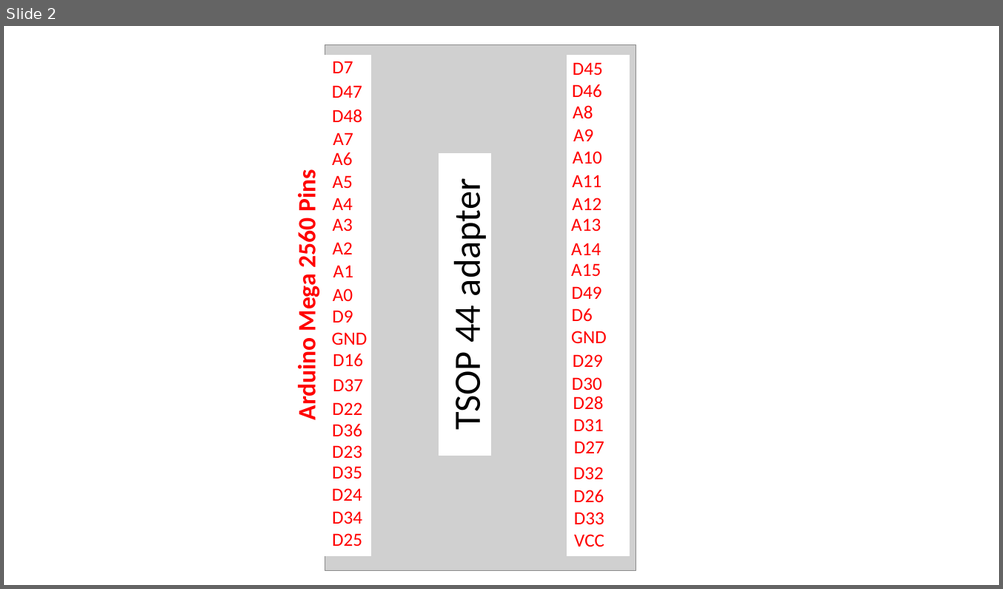
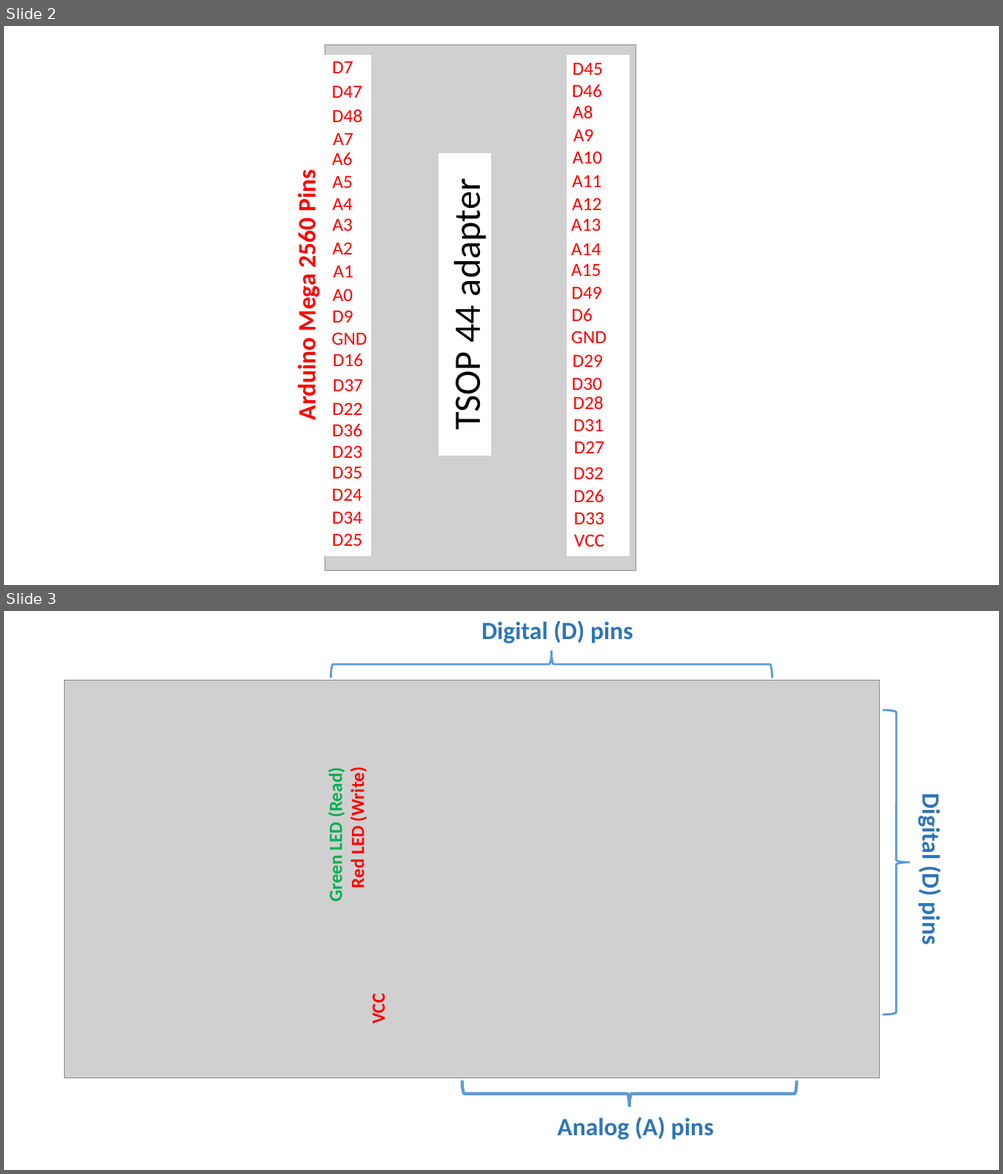
Before and after one commit to Raphael-Boichot/Arduino-MegaBurner-V2, a slide deck: Pictures/Chip_comparison.pptx. Shown one above the other, each under a label of ours: slide 2 before the commit, slides 2 and 3 after it. The pictures are 1003x589 and 1003x1174 pixels, drawn with LibreOffice and Linux fonts; fonts in the diff are those of the drawing; grey boxes stand for pictures. Boxes give left, top, right and bottom in pixels: in the first picture for what was removed or moved away, otherwise in the second. Text is boxed around its words. In the diff, an @@ line names an element or a change of style, - is before the commit and + after.

```diff
--- a/Pictures/Chip_comparison.pptx
+++ b/Pictures/Chip_comparison.pptx
@@ slide 3 added at (4, 611, 999, 1170), background #FFFFFF @@
@@ text added at (481, 621, 633, 644), 24 pt, text #2E75B6, bold @@
+Digital (D) pins
@@ right brace added at (331, 650, 771, 678), outline #5B9BD5 2 pt @@
@@ picture added at (64, 681, 879, 1079) @@
@@ right brace added at (882, 710, 910, 1015), outline #5B9BD5 2 pt @@
@@ text added at (324, 774, 347, 901), 18 pt, text #00B050, bold @@
+Green LED (Read)
@@ text added at (347, 773, 370, 888), 18 pt, text #FF0000, bold @@
+Red LED (Write)
@@ text added at (916, 800, 946, 945), 24 pt, text #2E75B6, bold @@
+Digital (D) pins
@@ text added at (367, 997, 390, 1023), 18 pt, text #FF0000, bold @@
+VCC
@@ left brace added at (462, 1081, 796, 1107), outline #5B9BD5 3 pt @@
@@ text added at (557, 1117, 714, 1140), 24 pt, text #2E75B6, bold @@
+Analog (A) pins
```
Also in this commit, not shown: 1 other file.
